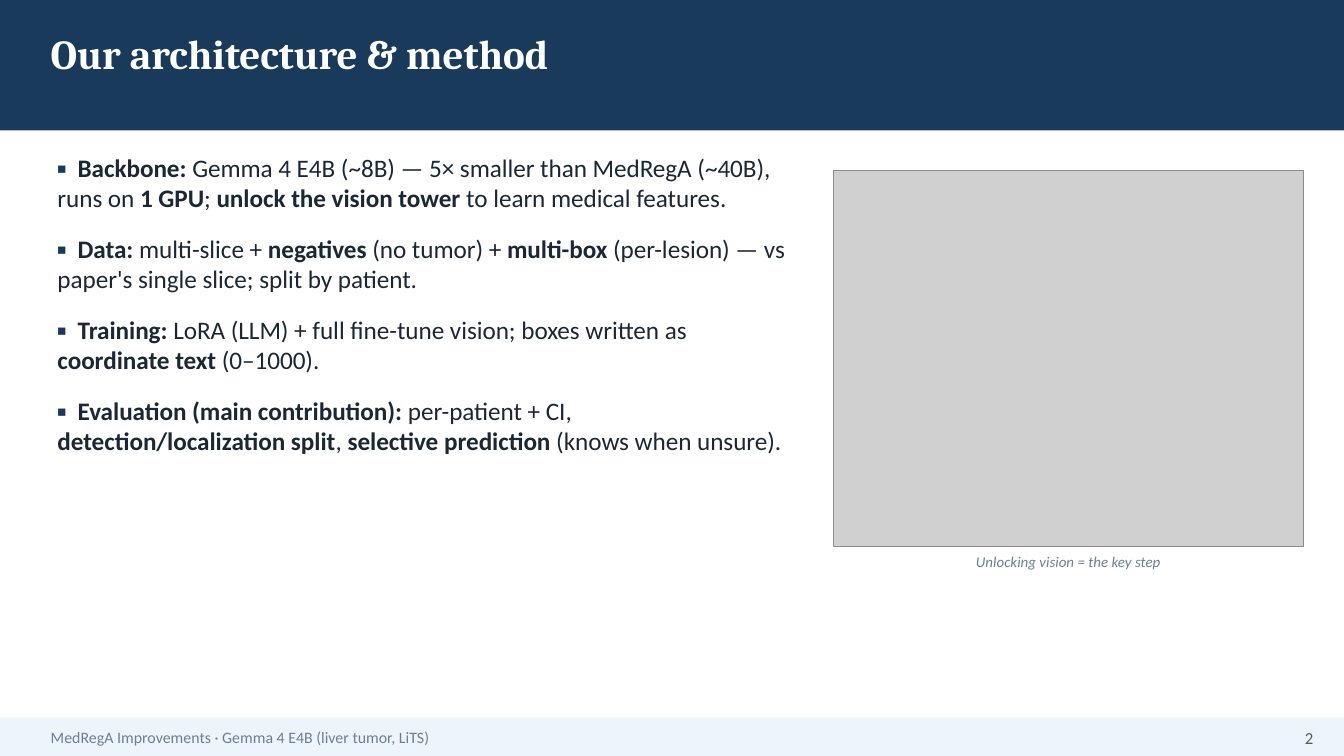
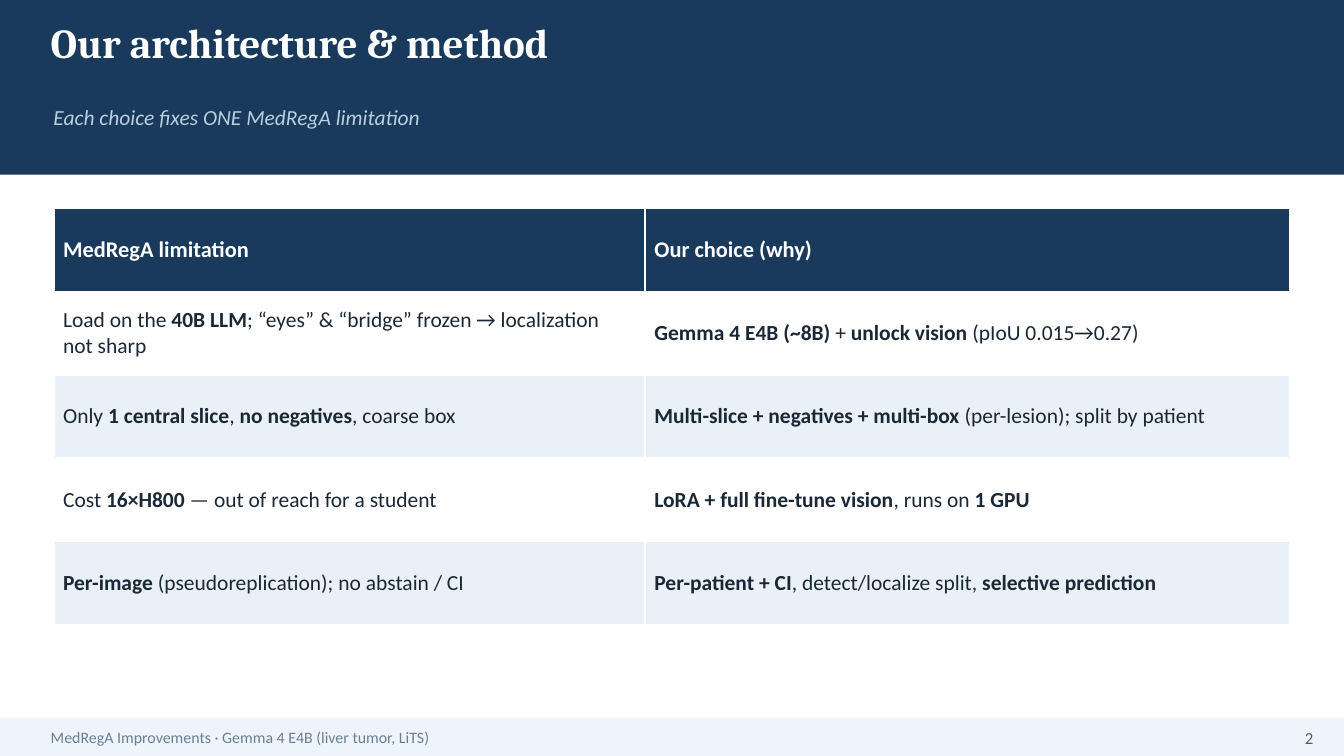
Before and after one commit to HatDuaa/medrega-liver-seminar, a slide deck: slide 2 of seminar/cai_tien/slides_5min_EN.pptx. Drawn at 1344x756 pixels with LibreOffice and Linux fonts; fonts in the diff are those of the drawing; grey boxes stand for pictures. Boxes give left, top, right and bottom in pixels: in the first picture for what was removed or moved away, otherwise in the second. Text is boxed around its words. In the diff, an @@ line names an element or a change of style, - is before the commit and + after.

```diff
--- a/seminar/cai_tien/slides_5min_EN.pptx
+++ b/seminar/cai_tien/slides_5min_EN.pptx
@@ rectangle: place and size @@
-rectangle at <box>0,0,1344,130</box>
+rectangle at <box>0,0,1344,175</box>
@@ text "Our architecture & method": place and size @@
-text "Our architecture & method" at <box>51,40,548,70</box>
+text "Our architecture & method" at <box>51,29,548,59</box>
@@ text added at <box>53,110,420,129</box>, 11.5 pt, text #B8CFE0, italic @@
+Each choice fixes ONE MedRegA limitation
@@ text removed at <box>57,158,785,454</box> @@
-▪ Backbone: Gemma 4 E4B (~8B) — 5× smaller than MedRegA (~40B), runs on 1 GPU; unlock the vision tower to learn medical features.
-▪ Data: multi-slice + negatives (no tumor) + multi-box (per-lesion) — vs paper's single slice; split by patient.
-▪ Training: LoRA (LLM) + full fine-tune vision; boxes written as coordinate text (0–1000).
-▪ Evaluation (main contribution): per-patient + CI, detection/localization split, selective prediction (knows when unsure).
@@ picture removed at <box>833,171,1304,547</box> @@
@@ table added at <box>54,208,1290,625</box>, 5 rows, 2 columns @@
+MedRegA limitation | Our choice (why)
+Load on the 40B LLM; “eyes” & “bridge” frozen → localization not sharp | Gemma 4 E4B (~8B) + unlock vision (pIoU 0.015→0.27)
+Only 1 central slice, no negatives, coarse box | Multi-slice + negatives + multi-box (per-lesion); split by patient
+Cost 16×H800 — out of reach for a student | LoRA + full fine-tune vision, runs on 1 GPU
+Per-image (pseudoreplication); no abstain / CI | Per-patient + CI, detect/localize split, selective prediction
@@ text removed at <box>976,556,1160,570</box> @@
-Unlocking vision = the key step
```
Also in this commit, not shown: 2 other files.
